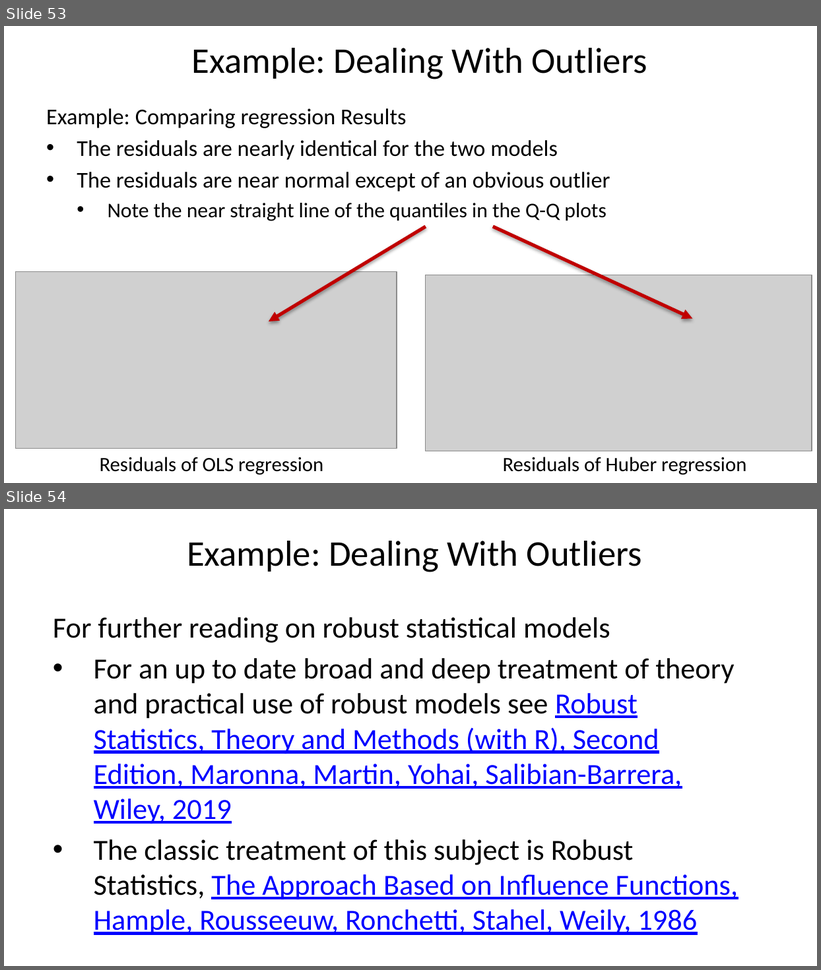
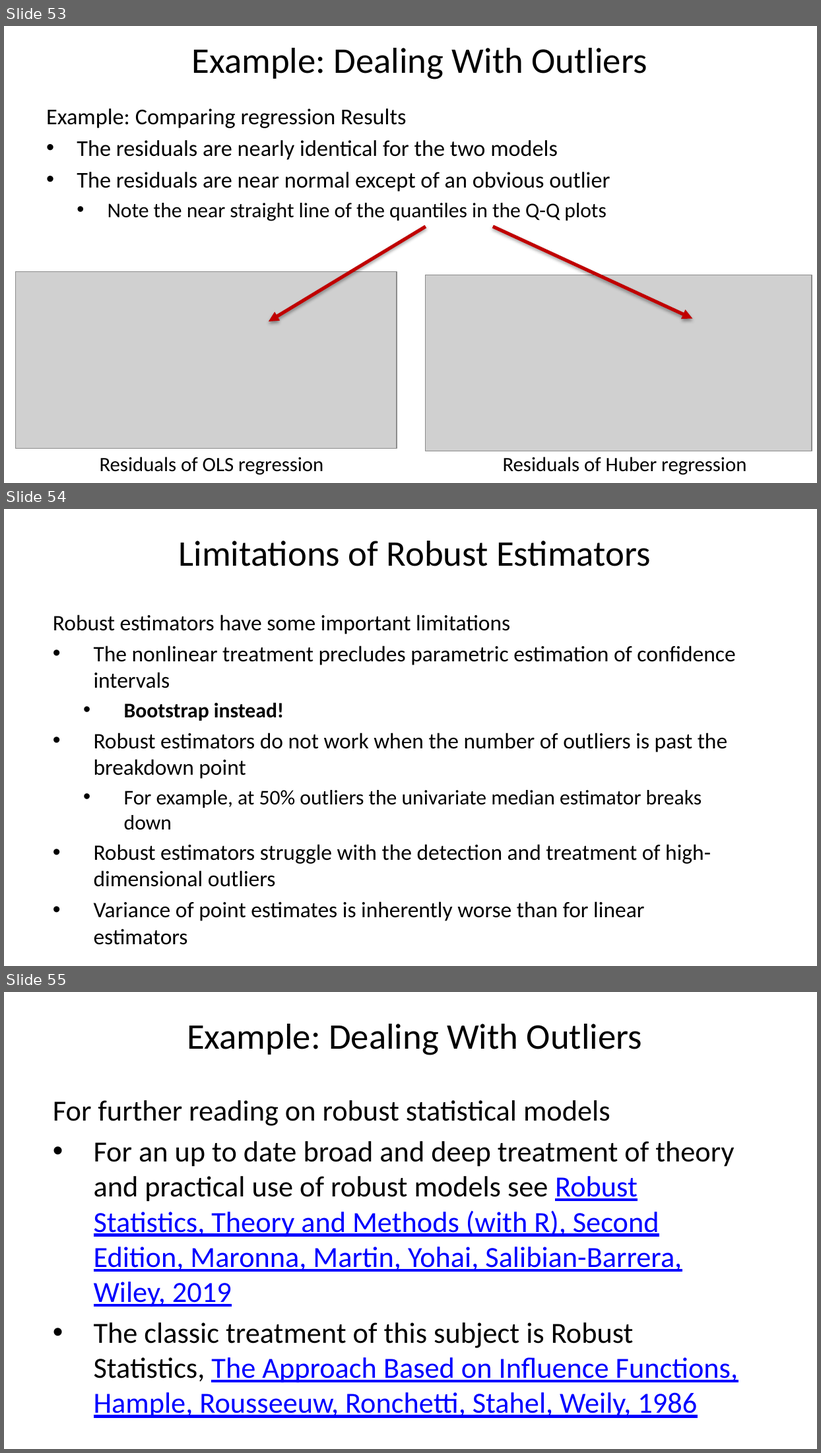
Before and after one commit to StephenElston/CSCI-E-83, a slide deck: LectureSlides/11_ModelsForMessyData.pptx. Shown one above the other, each under a label of ours: slides 53 and 54 before the commit, slides 53, 54 and 55 after it. The pictures are 821x970 and 821x1453 pixels, drawn with LibreOffice and Linux fonts; fonts in the diff are those of the drawing; grey boxes stand for pictures. Boxes give left, top, right and bottom in pixels: in the first picture for what was removed or moved away, otherwise in the second. Text is boxed around its words. In the diff, an @@ line names an element or a change of style, - is before the commit and + after.

```diff
--- a/LectureSlides/11_ModelsForMessyData.pptx
+++ b/LectureSlides/11_ModelsForMessyData.pptx
@@ slide 54 added at [4,509,817,966], background #FFFFFF @@
@@ title added at [178,541,651,566], 32 pt, text #000000 @@
+Limitations of Robust Estimators
@@ text added at [53,615,735,921], 19.6 pt, text #000000 @@
+Robust estimators have some important limitations
+• The nonlinear treatment precludes parametric estimation of confidence intervals
+  • Bootstrap instead!
+• Robust estimators do not work when the number of outliers is past the breakdown point
+  • For example, at 50% outliers the univariate median estimator breaks down
+• Robust estimators struggle with the detection and treatment of high-dimensional outliers
+• Variance of point estimates is inherently worse than for linear estimators
@@ what was slide 54 is now slide 55 @@
```
Also in this commit, not shown: 6 slides changed, 3 other slides added.
